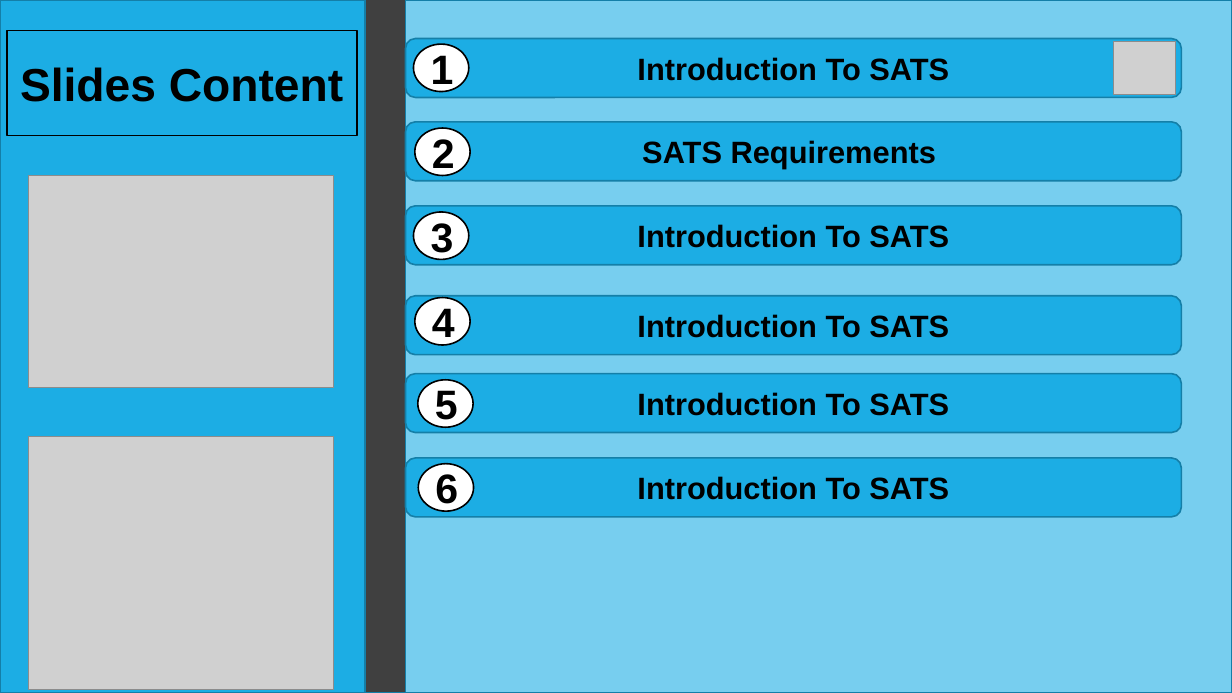
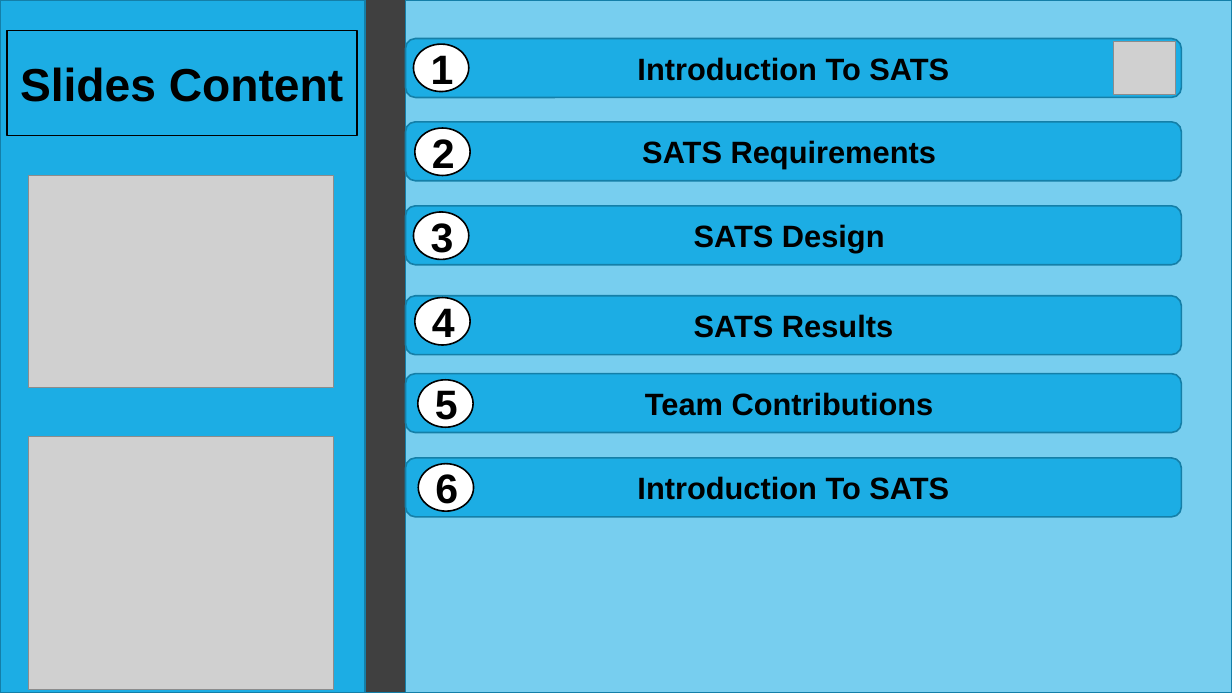
Before and after one commit to hashem-ali/SATS, a slide deck: slide 3 of ProjectPhases/Project-Phase-03-CS310-F-171.pptx. Drawn at 1232x693 pixels with LibreOffice and Linux fonts; fonts in the diff are those of the drawing; grey boxes stand for pictures. Boxes give left, top, right and bottom in pixels: in the first picture for what was removed or moved away, otherwise in the second. Text is boxed around its words. In the diff, an @@ line names an element or a change of style, - is before the commit and + after.

```diff
--- a/ProjectPhases/Project-Phase-03-CS310-F-171.pptx
+++ b/ProjectPhases/Project-Phase-03-CS310-F-171.pptx
@@ text in rounded rectangle at <box>694,224,885,253</box>: text changed @@
-Introduction To SATS
+SATS Design
@@ text in rounded rectangle at <box>694,314,893,338</box>: text changed @@
-Introduction To SATS
+SATS Results
@@ text in rounded rectangle at <box>645,392,934,416</box>: text changed @@
-Introduction To SATS
+Team Contributions
```
Also in this commit, not shown: 4 other slides changed, 10 slides added.
